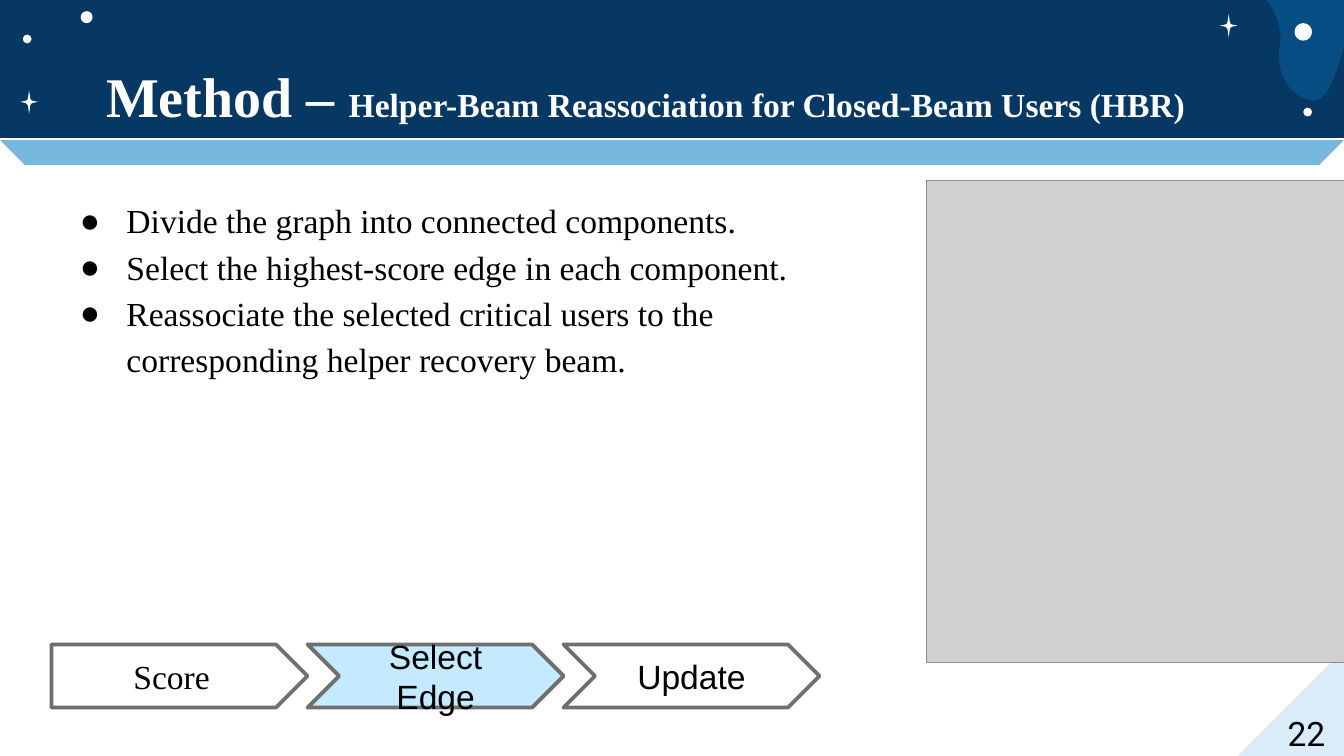
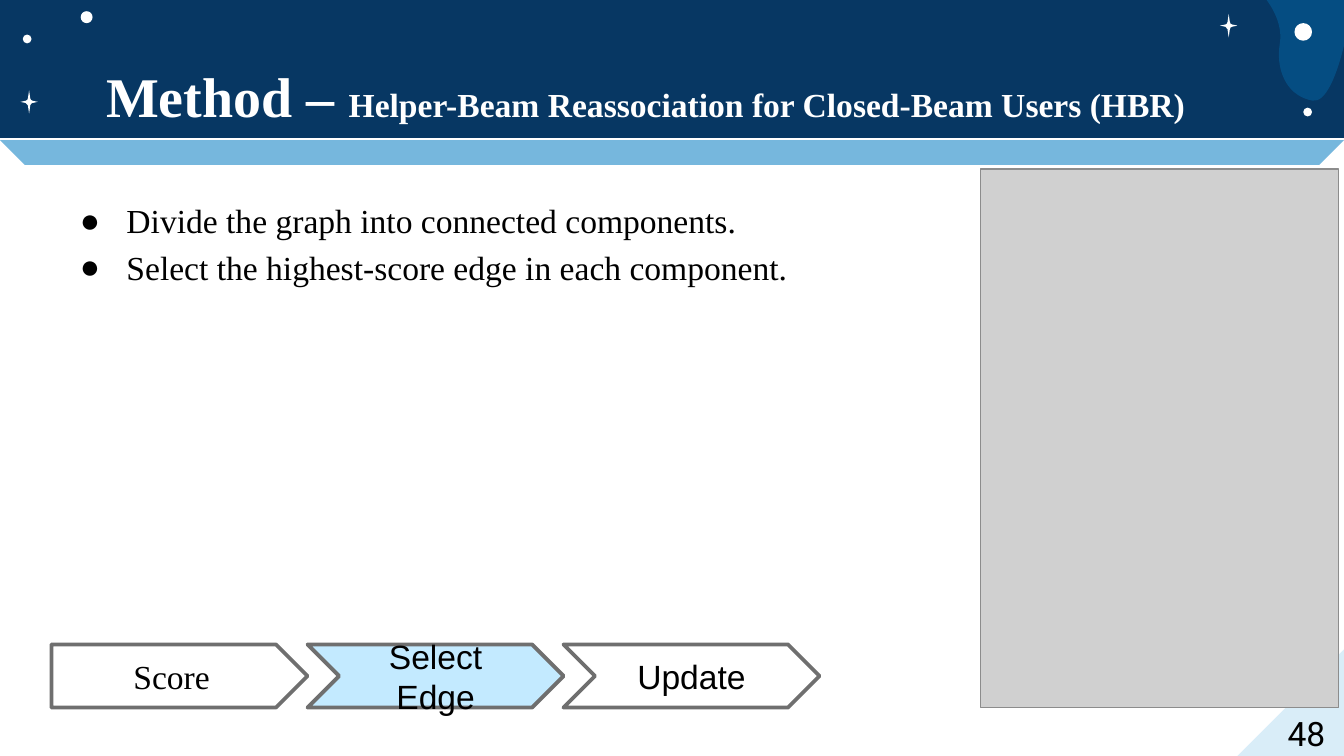
Before and after one commit to jacky9111/jacky_code, a slide deck: slide 48 of jacky_code/口試投影片.pptx (slide 22 before the commit). Drawn at 1344x756 pixels with LibreOffice and Linux fonts; fonts in the diff are those of the drawing; grey boxes stand for pictures. Boxes give left, top, right and bottom in pixels: in the first picture for what was removed or moved away, otherwise in the second. Text is boxed around its words. In the diff, an @@ line names an element or a change of style, - is before the commit and + after.

```diff
--- a/jacky_code/口試投影片.pptx
+++ b/jacky_code/口試投影片.pptx
@@ picture: place and size @@
-picture at (927, 181, 1344, 664)
+picture at (981, 169, 1339, 708)
@@ text at (126, 302, 713, 379): paragraph removed @@
-● Reassociate the selected critical users to the corresponding helper recovery beam.
@@ page number at (1288, 721, 1326, 747): text changed @@
-22
+48
```
Also in this commit, not shown: 12 other slides changed, 36 slides added, 42 other files.
